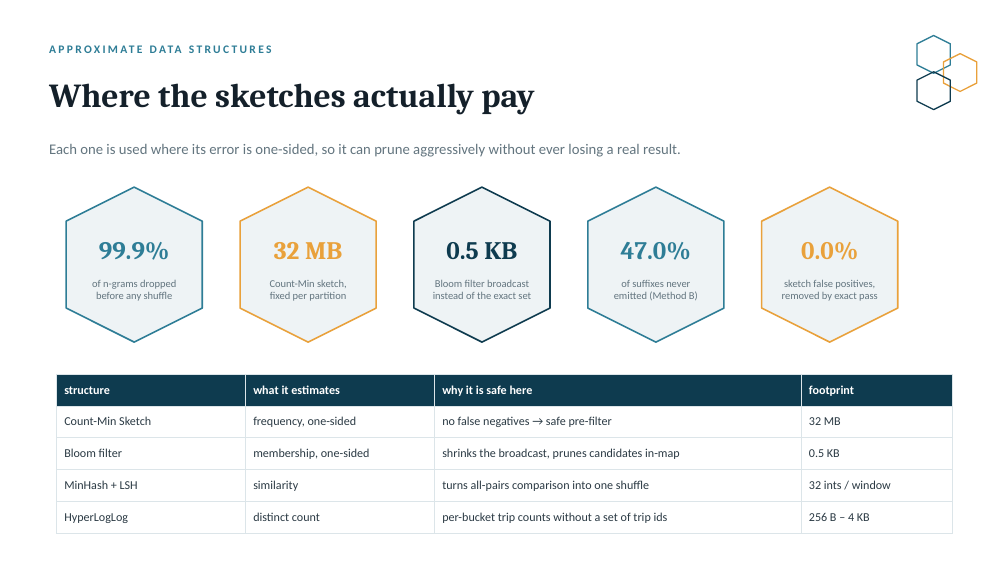
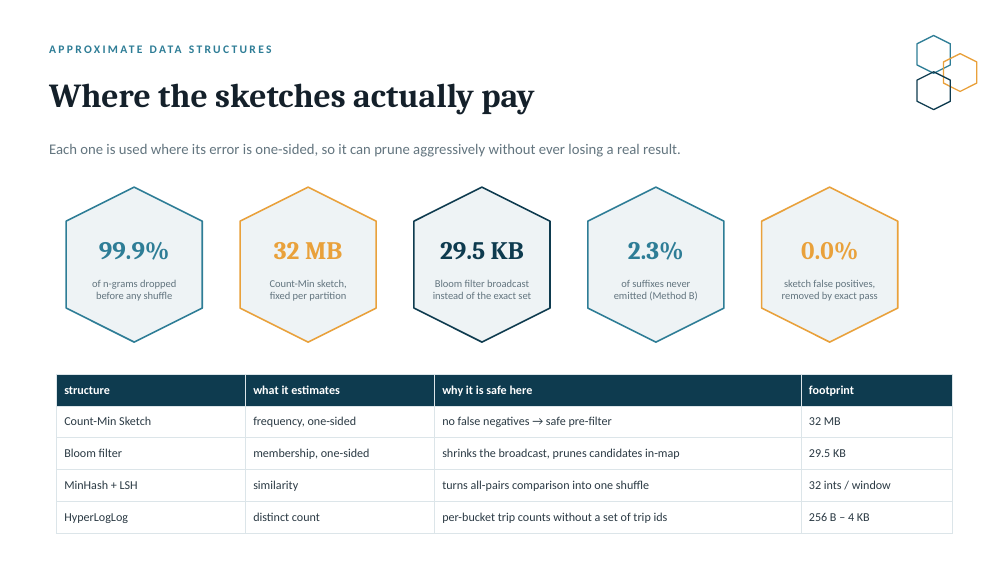
Before and after one commit to Omri5790/porto-taxi-project, a slide deck: slide 7 of output/stage3_methods_comparison.pptx. Drawn at 1008x567 pixels with LibreOffice and Linux fonts; fonts in the diff are those of the drawing. Boxes give left, top, right and bottom in pixels: in the first picture for what was removed or moved away, otherwise in the second. Text is boxed around its words. In the diff, an @@ line names an element or a change of style, - is before the commit and + after.

```diff
--- a/output/stage3_methods_comparison.pptx
+++ b/output/stage3_methods_comparison.pptx
@@ text at <box>440,242,524,259</box>: text changed @@
-0.5 KB
+29.5 KB
@@ text at <box>628,242,684,260</box>: text changed @@
-47.0%
+2.3%
@@ table at <box>57,374,953,527</box> @@
-row 3, column 4: 0.5 KB
+row 3, column 4: 29.5 KB
```
Also in this commit, not shown: 12 other slides changed, 8 other files.
